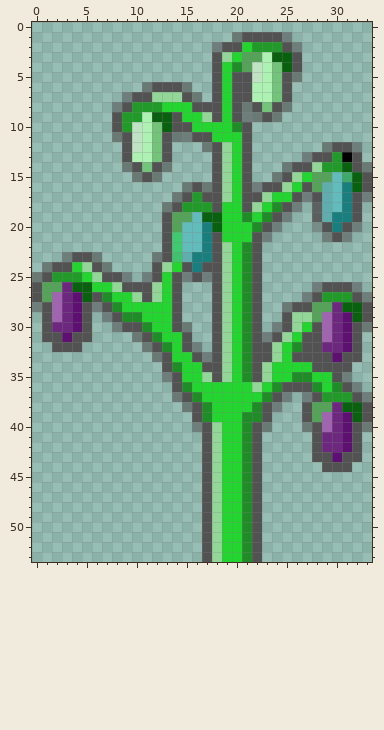
Two states of a pixel-art sprite, Assets/Sprites/eggplant.png. Above: the version before the commit.
The file is 34x54 pixels. Pixels under 10% opacity are left out. Colours within 5 levels of each other are drawn and written as one.
The result:
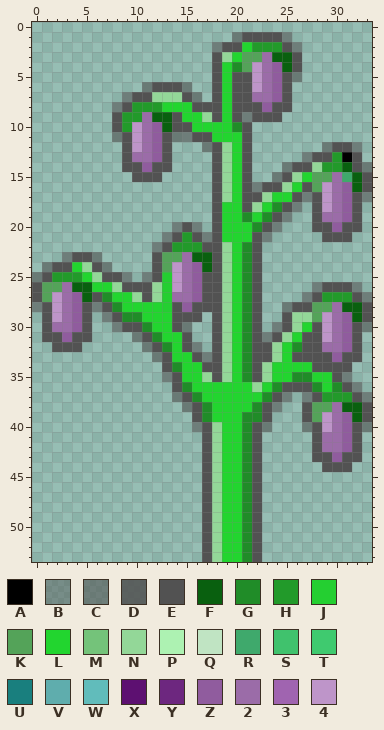
Palette (. is transparent): A #000000  B #52525273  C #52525296  D #525252dc  E #525252  F #09600f  G #208c28  H #229a2a  J #24cf31  K #54a359  L #22d52f  M #74c37a  N #93d798  P #adf2b2  Q #c0e4c3  R #3fa96c  S #40c26d  T #3fca6f  U #197f7e  V #5fadad  W #61bcbb  X #5d1071  Y #6d277f  Z #905c9e  2 #9b6ca8  3 #a064b0  4 #be95c9
Edits made:
y 3: x 23 P -> 2
y 4..5: x 22..24 QPM -> 42Z
y 6: x 22..24 PPM -> 42Z
y 7: x 22..24 PPM -> 22Z
y 8: x 21 C -> E; x 23 M -> Z; x 25 C -> E
y 9: x 11 P -> 2; x 22 C -> E; x 24 C -> E
y 10..12: x 10..12 QPM -> 42Z
y 13: x 10..12 PPM -> 22Z
y 14: x 9 C -> E; x 11 M -> Z; x 13 C -> E
y 15: x 10 C -> E; x 12 C -> E; x 30 W -> 2
y 16: x 15..17 CEC -> ...; x 29..31 VWU -> 42Z
y 17: x 14..17 CEHE -> ....; x 29..31 VWU -> 42Z
y 18: x 13..17 CEHHH -> .....; x 28..31 DVWU -> E42Z
y 19: x 13..18 EKKWFF -> .....E; x 28..31 DVUU -> E22Z
y 20: x 13..18 EKWWUF -> .CEC.E; x 28 B -> E; x 30 U -> Z; x 32 C -> E
y 21: x 13..17 ETWWU -> CEHEC; x 29 C -> E; x 31 C -> E
y 22: x 12 . -> C; x 14..17 TWWU -> HHHE
y 23: x 12..17 CESVUU -> EKK2FF
y 24: x 13..17 NLEUE -> K42ZF
y 25: x 13..17 LECEC -> J42ZE
y 26: x 3 Y -> 2; x 13..17 LE... -> J42ZE
y 27: x 2..4 3YX -> 42Z; x 13..17 LE... -> J22ZE
y 28: x 2..4 3YX -> 42Z; x 13 L -> J; x 15..17 ... -> ZEE; x 30 Y -> 2
y 29: x 2..4 3YX -> 42Z; x 15..16 .. -> EE; x 29..31 3YX -> 42Z
y 30: x 2..4 YYX -> 22Z; x 29..31 3YX -> 42Z
y 31: x 3 X -> Z; x 29..31 3YX -> 42Z
y 32: x 29..31 YYX -> 22Z
y 33: x 30 X -> Z
y 38: x 30 Y -> 2
y 39..40: x 29..31 3YX -> 42Z
y 41..42: x 29..31 YYX -> 22Z
y 43: x 30 X -> Z
Changed places in both pictures, as pixel boxes (x1, y1, x2, y2):
changed: (242, 52, 292, 122)
changed: (122, 112, 222, 322)
changed: (312, 172, 362, 242)
changed: (52, 282, 82, 342)
changed: (322, 302, 352, 462)
